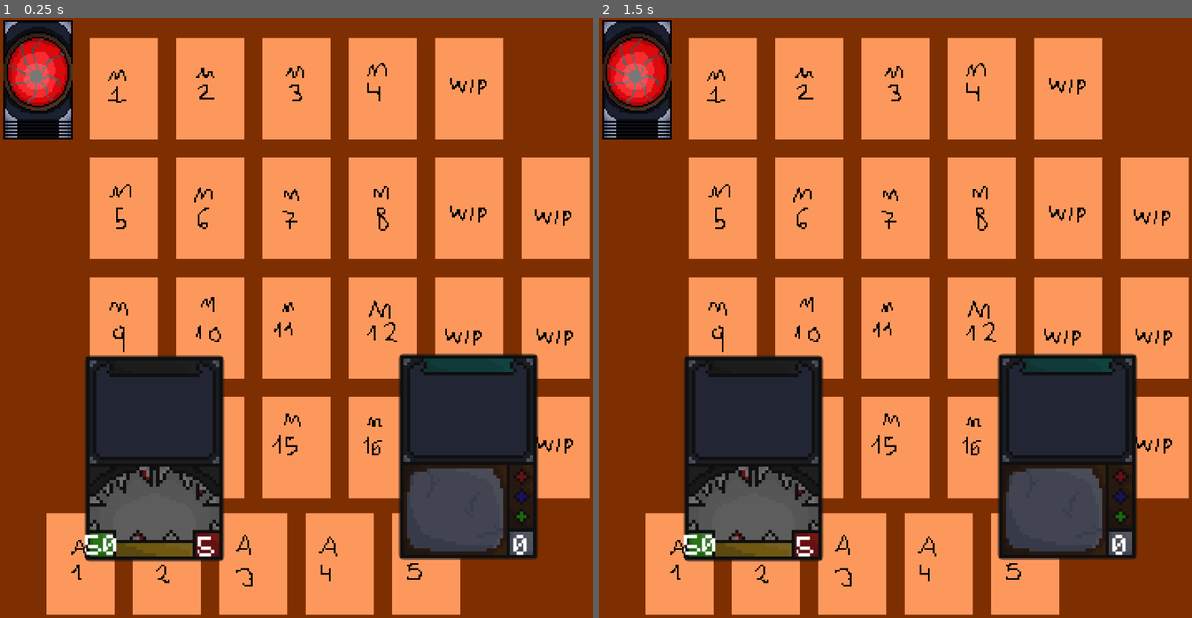
Above: before the commit, frames 1-2 (left to right).
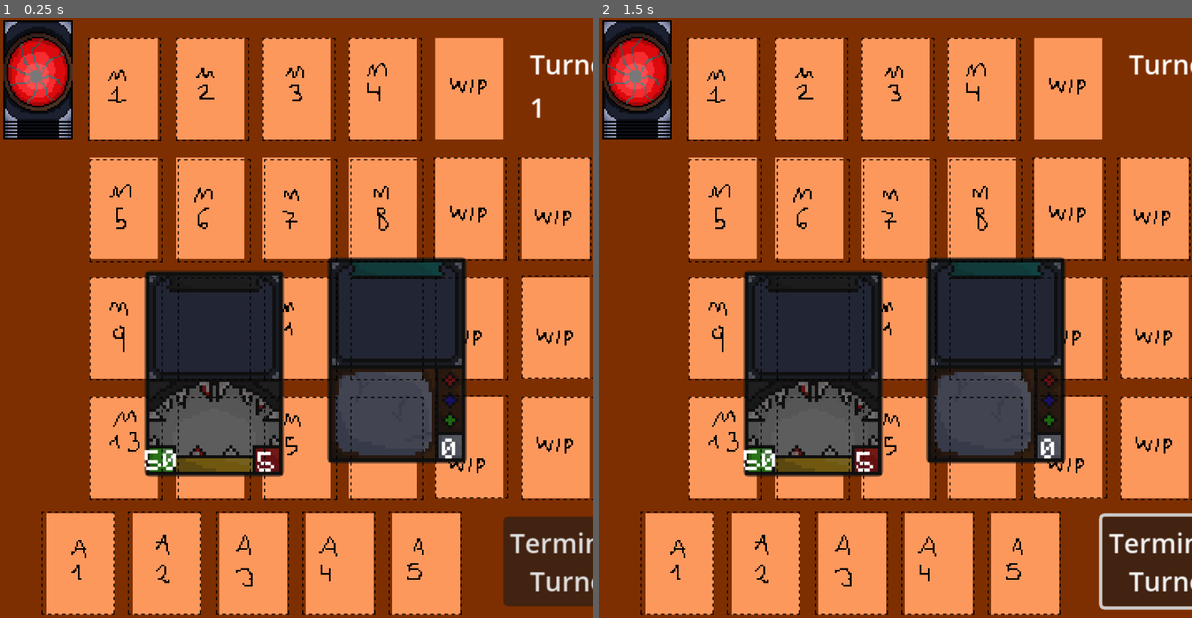
Above: after the commit, the same moments.

Repository: Lucas-Sanguinetti/jefe-desarrollo
Game: Godot game, scene res://Entidades/main.tscn
The game is run twice, just before and just after one commit, with the same random seed, the same clock (stepped at 60 frames per second) and the same inputs.
Inputs (mouse positions are in pixels of both pictures, inside the frame that each line leads up to):
- Up to frame 1 (0.25 s): no input
- Up to frame 2 (1.5 s): click (1168, 564) at 0.5 s, where only the run after the commit has a clickable "Terminar Turno"; move the mouse to (1067, 456) at 1.27 s; click (1067, 456) at 1.42 s

The runs differ from the first frame. In frame 1, 30% of the frame differs, in the area x 6-100%, y 3-100%; in frame 2, 30%.

Commit message:
grilla armada, turno y contador puestos, empezando spawnerMostruos

Diff:
--- a/Entidades/card_slot.gd
+++ b/Entidades/card_slot.gd
@@ -1,11 +1,29 @@
+# CardSlot.gd
 extends Node2D
+class_name CardSlot
 
+@export var is_occupied: bool = false
+var current_card: Node2D = null
 
-# Called when the node enters the scene tree for the first time.
-func _ready() -> void:
-	print($Area2D)
+func place_card(card: Node2D) -> bool:
+	if is_occupied:
+		return false
 
+	current_card = card
+	is_occupied = true
 
-# Called every frame. 'delta' is the elapsed time since the previous frame.
-func _process(delta: float) -> void:
-	pass
+	# Mover la carta a la posición del slot
+	card.reparent(self)
+	card.position = Vector2.ZERO
+
+	return true
+
+func remove_card() -> Node2D:
+	if not is_occupied:
+		return null
+
+	var card = current_card
+	current_card = null
+	is_occupied = false
+
+	return card
--- /dev/null
+++ b/Entidades/main.gd
@@ -0,0 +1,17 @@
+extends Node
+
+@onready var turn_button = $Button
+@onready var turn_label = $CanvasLayer/ContadorTurno
+var current_turn = 1
+
+# Called when the node enters the scene tree for the first time.
+func _ready() -> void:
+	turn_button.pressed.connect(_on_turn_button_pressed)
+
+func _on_turn_button_pressed():
+	current_turn += 1
+	turn_label.text = "Turno: " + str(current_turn)
+
+# Called every frame. 'delta' is the elapsed time since the previous frame.
+func _process(delta: float) -> void:
+	pass
--- a/Entidades/main.tscn
+++ b/Entidades/main.tscn
@@ -1,6 +1,7 @@
-[gd_scene load_steps=9 format=3 uid="uid://7tjf1gfpknq1"]
+[gd_scene load_steps=10 format=3 uid="uid://7tjf1gfpknq1"]
 
 [ext_resource type="PackedScene" uid="uid://oioljwj0qhiu" path="res://Entidades/Cartas/card_manager.tscn" id="1_1a6n1"]
+[ext_resource type="Script" uid="uid://b41j7ju2yb5t5" path="res://Entidades/main.gd" id="1_3akp0"]
 [ext_resource type="PackedScene" uid="uid://cvtbctljo4ol3" path="res://Entidades/board.tscn" id="1_two4o"]
 [ext_resource type="PackedScene" uid="uid://dlykyhjrmcfhg" path="res://Entidades/Cartas/carta.tscn" id="2_1fbpr"]
 [ext_resource type="Resource" uid="uid://2630l8e8maqo" path="res://Resources/Armas/arma1.tres" id="4_n8fjv"]
@@ -10,6 +11,7 @@
 [ext_resource type="PackedScene" uid="uid://ftsm1b1thgfn" path="res://Entidades/card_slot.tscn" id="6_yojer"]
 
 [node name="Main" type="Node"]
+script = ExtResource("1_3akp0")
 
 [node name="Board" parent="." instance=ExtResource("1_two4o")]
 layer = -1
@@ -17,18 +19,137 @@
 [node name="CardManager" parent="." instance=ExtResource("1_1a6n1")]
 
 [node name="Carta" parent="CardManager" instance=ExtResource("2_1fbpr")]
-position = Vector2(282, 264)
+position = Vector2(239, 206)
 data = ExtResource("4_n8fjv")
 
 [node name="Carta2" parent="CardManager" instance=ExtResource("2_1fbpr")]
-position = Vector2(93, 265)
+position = Vector2(129, 214)
 data = ExtResource("5_3akp0")
 
 [node name="monsterSpawner" parent="." instance=ExtResource("4_yojer")]
+monsterDeck = null
 
 [node name="MonsterDeck" parent="." instance=ExtResource("5_j43no")]
 position = Vector2(22.874998, 37.125)
 scale = Vector2(1.0182925, 1.0105634)
 
-[node name="CardSlot" parent="." instance=ExtResource("6_yojer")]
-visible = false
+[node name="GrillaMonstruos" type="Node2D" parent="."]
+position = Vector2(56, 15)
+metadata/_edit_group_ = true
+
+[node name="CardSlot" parent="GrillaMonstruos" instance=ExtResource("6_yojer")]
+position = Vector2(19, 28)
+
+[node name="CardSlot2" parent="GrillaMonstruos" instance=ExtResource("6_yojer")]
+position = Vector2(72, 28)
+
+[node name="CardSlot3" parent="GrillaMonstruos" instance=ExtResource("6_yojer")]
+position = Vector2(124, 28)
+
+[node name="CardSlot4" parent="GrillaMonstruos" instance=ExtResource("6_yojer")]
+position = Vector2(176, 28)
+
+[node name="CardSlot5" parent="GrillaMonstruos" instance=ExtResource("6_yojer")]
+position = Vector2(20, 101)
+
+[node name="CardSlot6" parent="GrillaMonstruos" instance=ExtResource("6_yojer")]
+position = Vector2(73, 101)
+
+[node name="CardSlot7" parent="GrillaMonstruos" instance=ExtResource("6_yojer")]
+position = Vector2(125, 101)
+
+[node name="CardSlot8" parent="GrillaMonstruos" instance=ExtResource("6_yojer")]
+position = Vector2(177, 101)
+
+[node name="CardSlot9" parent="GrillaMonstruos" instance=ExtResource("6_yojer")]
+position = Vector2(20, 172)
+
+[node name="CardSlot10" parent="GrillaMonstruos" instance=ExtResource("6_yojer")]
+position = Vector2(73, 172)
+
+[node name="CardSlot11" parent="GrillaMonstruos" instance=ExtResource("6_yojer")]
+position = Vector2(125, 172)
+
+[node name="CardSlot12" parent="GrillaMonstruos" instance=ExtResource("6_yojer")]
+position = Vector2(177, 172)
+
+[node name="CardSlot13" parent="GrillaMonstruos" instance=ExtResource("6_yojer")]
+position = Vector2(20, 244)
+
+[node name="CardSlot14" parent="GrillaMonstruos" instance=ExtResource("6_yojer")]
+position = Vector2(73, 244)
+
+[node name="CardSlot15" parent="GrillaMonstruos" instance=ExtResource("6_yojer")]
+position = Vector2(125, 244)
+
+[node name="CardSlot16" parent="GrillaMonstruos" instance=ExtResource("6_yojer")]
+position = Vector2(177, 244)
+
+[node name="GrillaArmas" type="Node2D" parent="."]
+position = Vector2(261, 84)
+metadata/_edit_group_ = true
+
+[node name="CardSlot" parent="GrillaArmas" instance=ExtResource("6_yojer")]
+position = Vector2(22, 31)
+
+[node name="CardSlot2" parent="GrillaArmas" instance=ExtResource("6_yojer")]
+position = Vector2(73, 31)
+
+[node name="CardSlot3" parent="GrillaArmas" instance=ExtResource("6_yojer")]
+position = Vector2(23, 103)
+
+[node name="CardSlot4" parent="GrillaArmas" instance=ExtResource("6_yojer")]
+position = Vector2(75, 102)
+
+[node name="CardSlot5" parent="GrillaArmas" instance=ExtResource("6_yojer")]
+position = Vector2(23, 174)
+
+[node name="CardSlot6" parent="GrillaArmas" instance=ExtResource("6_yojer")]
+position = Vector2(75, 175)
+
+[node name="GrillaJugador" type="Node2D" parent="."]
+position = Vector2(28, 298)
+metadata/_edit_group_ = true
+
+[node name="CardSlot" parent="GrillaJugador" instance=ExtResource("6_yojer")]
+position = Vector2(19, 30)
+
+[node name="CardSlot2" parent="GrillaJugador" instance=ExtResource("6_yojer")]
+position = Vector2(71, 30)
+
+[node name="CardSlot3" parent="GrillaJugador" instance=ExtResource("6_yojer")]
+position = Vector2(124, 30)
+
+[node name="CardSlot4" parent="GrillaJugador" instance=ExtResource("6_yojer")]
+position = Vector2(176, 30)
+
+[node name="CardSlot5" parent="GrillaJugador" instance=ExtResource("6_yojer")]
+position = Vector2(228, 30)
+
+[node name="Button" type="Button" parent="."]
+anchors_preset = -1
+anchor_left = -0.081
+anchor_top = 0.44900003
+anchor_right = 0.143
+anchor_bottom = 0.59800005
+offset_left = 331.917
+offset_top = 137.911
+offset_right = 331.949
+offset_bottom = 138.12198
+text = "Terminar
+Turno"
+
+[node name="CanvasLayer" type="CanvasLayer" parent="."]
+
+[node name="ContadorTurno" type="Label" parent="CanvasLayer"]
+anchors_preset = -1
+anchor_left = 0.011000001
+anchor_top = 0.65500003
+anchor_right = 0.123
+anchor_bottom = 0.77300006
+offset_left = 315.073
+offset_top = -220.45502
+offset_right = 326.089
+offset_bottom = -214.05301
+text = "Turno:
+1"
--- a/Entidades/monster_spawner.gd
+++ b/Entidades/monster_spawner.gd
@@ -1,12 +1,92 @@
 extends Node
 
 @export var monsterDeck: PackedScene
+@onready var grid = $Grid
+@onready var deck = $Deck
+@onready var turn_button = $TurnButton
+@onready var turn_label = $UI/TurnLabel
 
-# Called when the node enters the scene tree for the first time.
-func _ready() -> void:
+var card_slots: Array[CardSlot] = []
+var deck_cards: Array[Node2D] = []
+var cards_per_turn: int = 2  # Cantidad de cartas por turno
+var current_turn: int = 0
+var deck_index: int = 0
+
+func _ready():
+	# Inicializar slots
+	#setup_card_slots()
+
+	# Inicializar deck
+	#setup_deck()
+
+	# Conectar botón
+	#turn_button.pressed.connect(_on_turn_button_pressed)
+
+	# Actualizar UI
+	#update_turn_display()
 	pass
 
+func setup_card_slots():
+	# Obtener todos los CardSlots del grid
+	for child in grid.get_children():
+		if child is CardSlot:
+			card_slots.append(child)
 
-# Called every frame. 'delta' is the elapsed time since the previous frame.
-func _process(delta: float) -> void:
-	pass
+func setup_deck():
+	# Obtener todas las cartas del deck en orden
+	for child in deck.get_children():
+		deck_cards.append(child)
+
+func _on_turn_button_pressed():
+	place_cards_randomly()
+
+func place_cards_randomly():
+	# Verificar si tenemos cartas disponibles
+	if deck_index >= deck_cards.size():
+		print("No hay más cartas en el deck")
+		turn_button.disabled = true
+		return
+
+	# Obtener slots vacíos
+	var empty_slots = get_empty_slots()
+
+	if empty_slots.is_empty():
+		print("No hay slots vacíos")
+		return
+
+	# Calcular cuántas cartas colocar
+	var cards_to_place = min(cards_per_turn, deck_cards.size() - deck_index, empty_slots.size())
+
+	# Mezclar los slots vacíos para colocación aleatoria
+	empty_slots.shuffle()
+
+	# Colocar las cartas
+	for i in range(cards_to_place):
+		var card = deck_cards[deck_index]
+		var slot = empty_slots[i]
+
+		if slot.place_card(card):
+			deck_index += 1
+			print("Carta colocada en slot: ", slot.name)
+
+	# Actualizar turno y UI
+	current_turn += 1
+	update_turn_display()
+
+func get_empty_slots() -> Array[CardSlot]:
+	var empty: Array[CardSlot] = []
+
+	for slot in card_slots:
+		if not slot.is_occupied:
+			empty.append(slot)
+
+	return empty
+
+func update_turn_display():
+	turn_label.text = "Turno: " + str(current_turn)
+
+	# Verificar si el botón debe estar activo
+	var empty_slots = get_empty_slots()
+	var has_cards = deck_index < deck_cards.size()
+
+	turn_button.disabled = empty_slots.is_empty() or not has_cards
Not shown, added: Entidades/main.gd.uid
